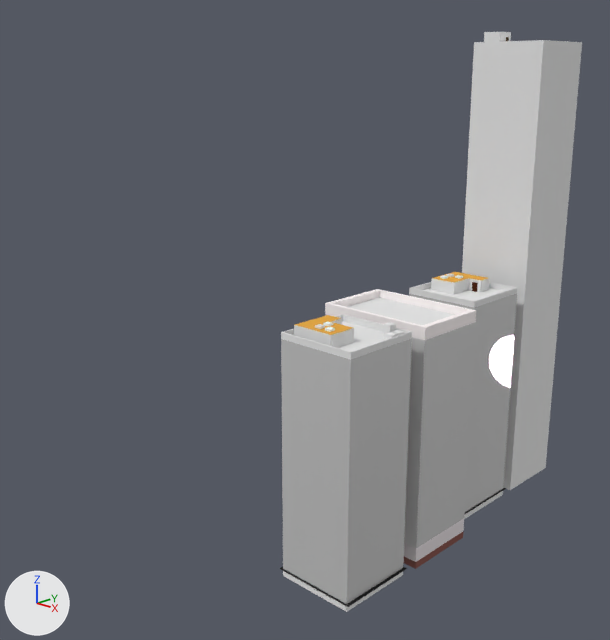
A saved change to the Blender file city.blend.
Before and after are seen from a 50 mm lens placed at (12.0, -18.3, 11.3), pointed at (-3.8, -2.0, 4.8). Arrows for +X, +Y and +Z are at lower left; the lights stay in place.
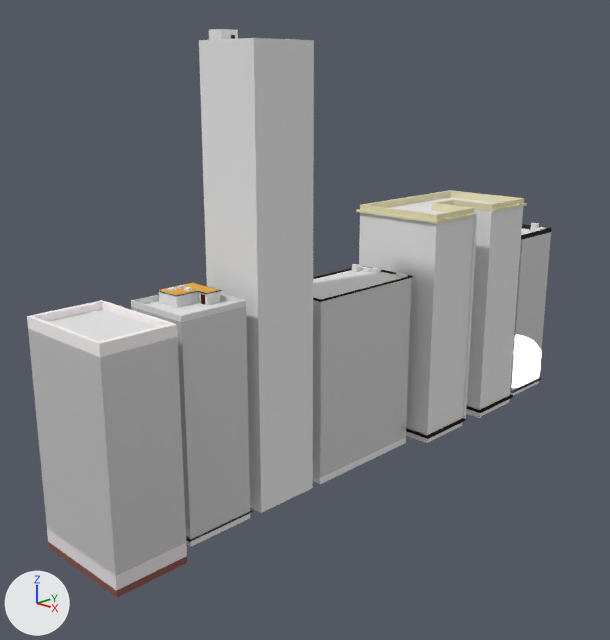
Where the newer file only moved an object's origin or applied its transform, the numbers keep the older frame.

Where the change shows, as pixel boxes [x1, y1, x2, y2] in the pictures (610 x 640 px):
'Cube.007', moved: before [462, 32, 582, 490]; after [199, 29, 314, 513]
'Cube', moved: before [325, 289, 476, 569]; after [27, 300, 187, 597]
'Cube.008', mesh rescaled: before [280, 314, 412, 612]; after [510, 223, 551, 396]
'Cube.012', added: after [356, 190, 527, 443]
'Cube.001', moved: before [409, 272, 517, 519]; after [131, 283, 253, 546]
'Cube.002', added: after [313, 266, 413, 484]
'Cube.004', added: after [157, 283, 222, 296]
'Cube.010', added: after [352, 264, 361, 272]
'Cube.011', added: after [396, 273, 408, 278]
'Cube.005', added: after [361, 266, 372, 272]
'Cube.009', added: after [372, 268, 381, 273]

Patch to the scene script:
```diff
--- a/city.blend.py
+++ b/city.blend.py
@@ mat_sides1 @@
+mat_sides1 = bpy.data.materials.new('sides1')
+# nodes: BsdfAnisotropic, BsdfDiffuse, MixShader, OutputMaterial
@@ mat_sides2_001 @@
+mat_sides2_001 = bpy.data.materials.new('sides2.001')
+# nodes: BsdfAnisotropic, BsdfDiffuse, MixShader, OutputMaterial
@@ me_cube_031 @@
 me_cube_031.from_pydata(...)  # 121 vertices, 95 faces; spans x -5.5..17.9, y -2.9..19.7, z -1.6..39.3
 # used by ob_cube_008; location = (1.02, -4.34, 5.99); scale = (-0.0916, -0.0916, -0.152)
+# me_cube_031 part 1: the whole mesh is scaled about its middle by (1.26, 1, 1), then moved by (49.9, -152.4, 0.0)
 me_cube_031.materials.append(mat_material_009)
@@ ob_cube_001 @@
 ob_cube_001 = bpy.data.objects.new('Cube.001', me_cube)
-ob_cube_001.location = (0.0, 0.0, 0.19)
+ob_cube_001.location = (-4.12, -5.82, 0.19)
 ob_cube_001.scale = (1.04, 1.07, 0.00883)
@@ ob_cube_007 @@
 ob_cube_007 = bpy.data.objects.new('Cube.007', me_cube_007)
-ob_cube_007.location = (0.0, 2.4, 0.0)
+ob_cube_007.location = (-4.12, -3.42, 0.0)
 ob_cube_007.scale = (1.0, 1.0, 1.52)
@@ ob_cube @@
 ob_cube = bpy.data.objects.new('Cube', me_cube_025)
-ob_cube.location = (0.0, -2.69, 0.0)
+ob_cube.location = (-4.12, -8.33, 0.0)
@@ ob_cube_012 @@
+ob_cube_012 = bpy.data.objects.new('Cube.012', me_cube_010)  # 192 vertices, 183 faces; spans x -0.97..1.14, y -2.63..2.64, z -1.37..0.68; in mat_roof_1 (its picture is missing), mat_bal_wal (beige #e7dfb7), mat_groundfl (white #e7e7e7), mat_sides2 (white #e7e7e7), mat_sides3 (white #e7e7e7), mat_sides4 (white #e7e7e7), mat_sides5 (white #e7e7e7), mat_material_010 (brown #322122)
+ob_cube_012.location = (-4.0, 4.86, 4.92)
+ob_cube_012.rotation_euler = (0.0, 0.0, 3.142)  # degrees (0, 0, 180)
+ob_cube_012.scale = (1.5, 0.977, 3.6)
@@ ob_cube_002 @@
+ob_cube_002 = bpy.data.objects.new('Cube.002', me_cube_001)  # 32 vertices, 29 faces; spans x -1.02..1.02, y -1.02..1.02, z 0.0..2.0; in mat_rooftop (its picture is missing), mat_balcony_walls (black #25130f), mat_groundfl_001 (white #e7e7e7)
+ob_cube_002.location = (-4.12, -0.1, 0.0)
+ob_cube_002.scale = (1.0, 2.0, 2.75)
@@ ob_cube_005 @@
+ob_cube_005 = bpy.data.objects.new('Cube.005', me_cube_004)  # a box spanning x -1.0..1.0, y -1.0..1.0, z -1.0..1.0
+ob_cube_005.location = (-4.8, 1.67, 5.43)
+ob_cube_005.scale = (-0.224, -0.101, -0.101)
@@ ob_cube_009 @@
+ob_cube_009 = bpy.data.objects.new('Cube.009', me_cube_005)  # 18 vertices, 16 faces; spans x -1.0..1.0, y -1.0..1.0, z -1.0..1.0
+ob_cube_009.location = (-4.33, 1.7, 5.47)
+ob_cube_009.scale = (-0.107, -0.101, -0.101)
@@ ob_cube_010 @@
+ob_cube_010 = bpy.data.objects.new('Cube.010', me_cube_005.copy())
+ob_cube_010.location = (-4.92, 1.42, 5.55)
+ob_cube_010.scale = (-0.107, -0.101, -0.101)
@@ ob_cube_011 @@
+ob_cube_011 = bpy.data.objects.new('Cube.011', me_cube_005.copy())
+ob_cube_011.location = (-3.35, 1.7, 5.47)
+ob_cube_011.scale = (-0.145, -0.101, -0.101)
@@ ob_cube_004 @@
+ob_cube_004 = bpy.data.objects.new('Cube.004', me_cube_003)  # 16 vertices, 14 faces; spans x -1.0..1.0, y -1.0..1.0, z -1.0..1.0; in mat_material (black #252524)
+ob_cube_004.location = (-4.4, -5.57, 6.16)
+ob_cube_004.scale = (0.571, 0.571, -0.00628)
```
